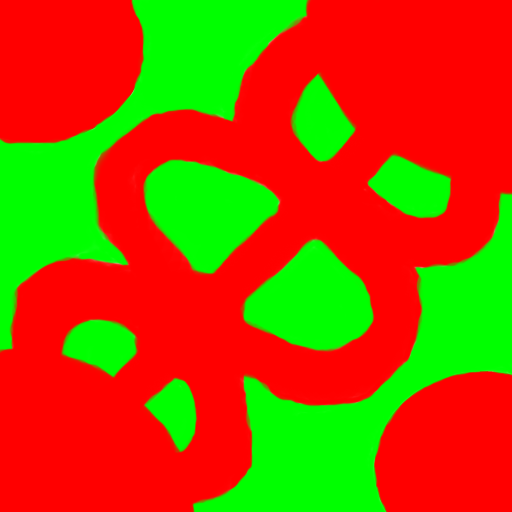
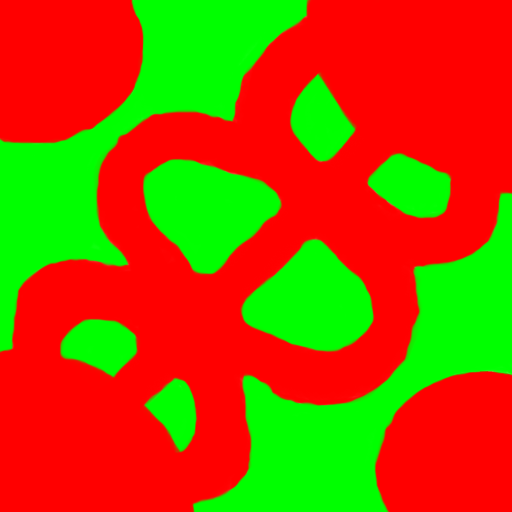
Before/after of a 512x512 layered artwork. What changed in the layer stack:
painted on "Layer 3" over [0, 1, 512, 512]
